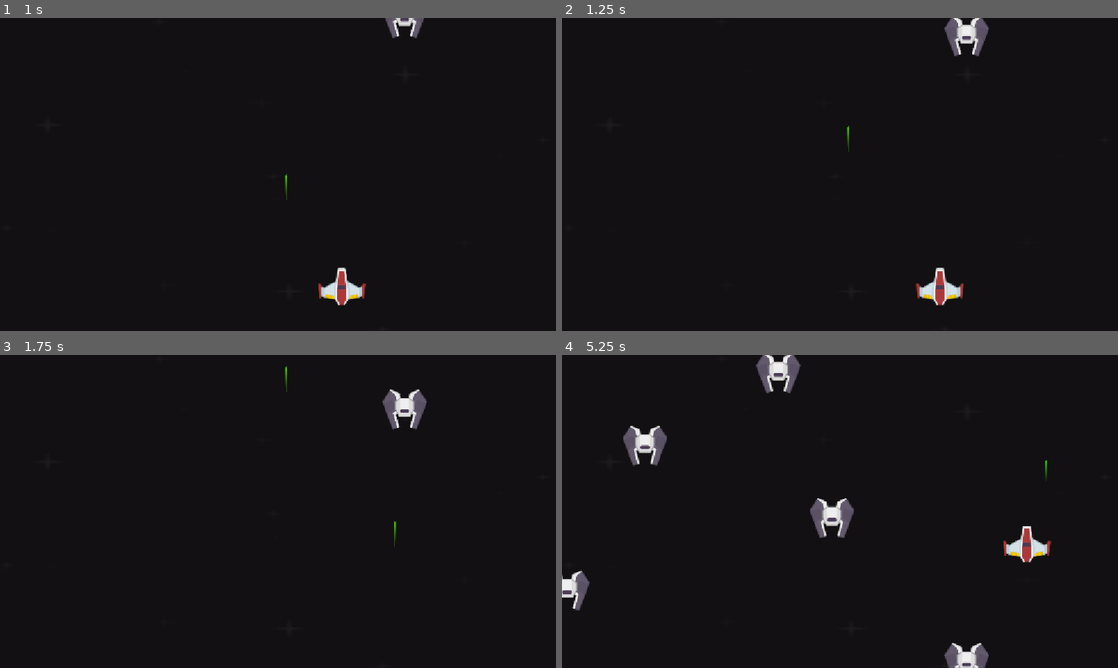
Above: before the commit, frames 1-4 (two rows, left to right).
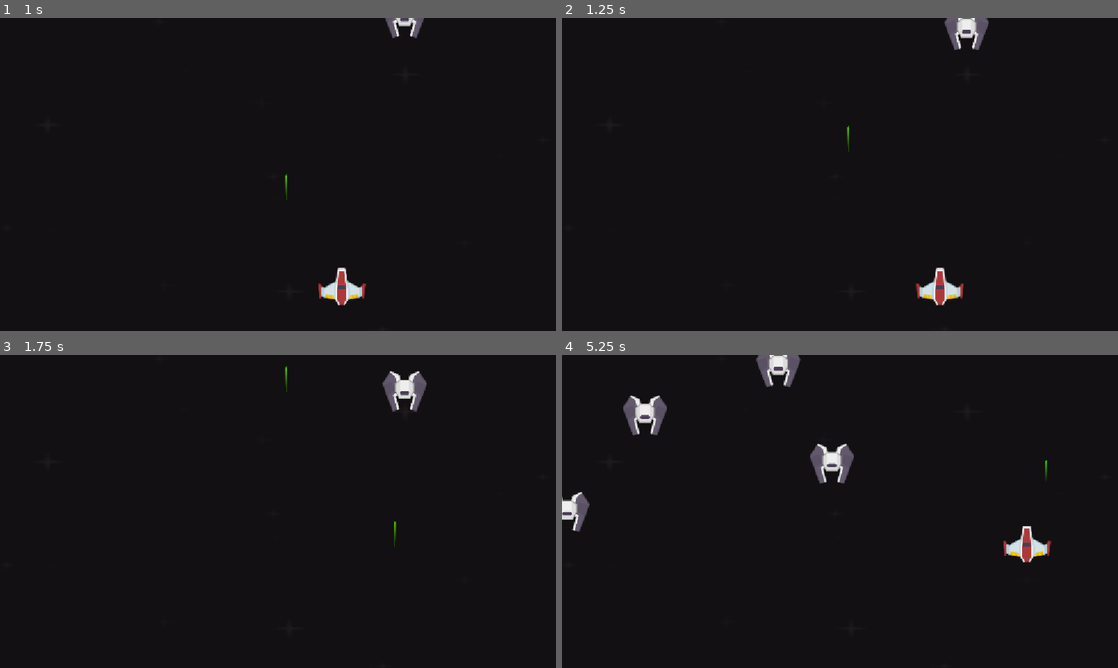
Above: after the commit, the same moments.

Repository: Muntajiir-Alam/space_shooter
Game: Godot game, scene res://scenes/Main.tscn
The game is run twice, just before and just after one commit, with the same random seed, the same clock (stepped at 60 frames per second) and the same inputs.
Inputs:
- Up to frame 1 (1 s): tap Enter at 0.5 s; hold D (move_right) from 0.53 s (still down); tap Space (shoot) at 0.6 s
- Up to frame 2 (1.25 s): keep holding D (move_right)
- Up to frame 3 (1.75 s): release D (move_right) at 1.28 s; hold S (move_down) from 1.28 s (still down); tap Space (shoot) at 1.35 s
- Up to frame 4 (5.25 s): release S (move_down) at 2.03 s; hold D (move_right) 2.03-2.78 s; tap Space (shoot) every 0.75 s from 2.1 to 5.1 s; hold W (move_up) 2.78-3.53 s; hold A (move_left) 3.53-5.03 s; hold S (move_down) from 5.03 s (still down)

Frame 1 is identical in both runs. In frame 2, 0.4% of the frame differs, in the area x 68-77%, y 0-13%; in frame 3, 0.9%; in frame 4, 4.2%, in the area x 0-77%, y 0-100%.

Commit message:
Refactor enemy and bullet scripts to improve collision handling and adjust speed parameters

Diff:
--- a/scenes/Enemy.tscn
+++ b/scenes/Enemy.tscn
@@ -12,4 +12,6 @@
 texture = ExtResource("2_55jtl")
 
 [node name="CollisionPolygon2D" type="CollisionPolygon2D" parent="." unique_id=1793876801]
-polygon = PackedVector2Array(-32, -40, -32, -40, -8, -32, -8, -24, 8, -24, 8, -32, 24, -40, 32, -40, 32, -32, 48, -16, 24, 40, 16, 40, 8, 32, 16, 16, -16, 16, -8, 32, -16, 40, -24, 40, -48, -16, -32, -40, -32, -40, -32, -40)
+polygon = PackedVector2Array(-32, -40, -8, -32, 8, -32, 32, -40, 46, -16, 24, 40, -24, 40, -46, -16)
+
+[connection signal="area_entered" from="." to="." method="_on_area_entered"]
--- a/scripts/bullet.gd
+++ b/scripts/bullet.gd
@@ -1,13 +1,13 @@
 extends Area2D
 
-var speed: float = 400.0
+@export var speed: float = 400.0
+@export var damage: int = 100
 
 func _ready() -> void:
-	pass # Replace with function body.
+	add_to_group("bullet")
 
 
 func _process(delta: float) -> void:
 	position.y -= speed * delta
 	if position.y <= 0:
 		queue_free()
-	pass
--- a/scripts/enemy.gd
+++ b/scripts/enemy.gd
@@ -1,6 +1,6 @@
 extends Area2D
 
-@export var speed: float = 150.0
+@export var speed: float = 100.0
 @export var max_health: int = 100
 
 var health: int
@@ -27,3 +27,11 @@
 
 func destroy() -> void:
     queue_free()
+
+func _on_area_entered(area: Area2D) -> void:
+    if area.is_in_group("bullet"):
+        if "damage" in area:
+            take_damage(area.damage)
+        else:
+            destroy()
+        area.queue_free()
--- a/scripts/main.gd
+++ b/scripts/main.gd
@@ -13,4 +13,3 @@
 		spawner_timer = 0
 		var enemy_instance = enemy_scene.instantiate()
 		add_child(enemy_instance)
-	# chek bullet enter in  body of enemy
